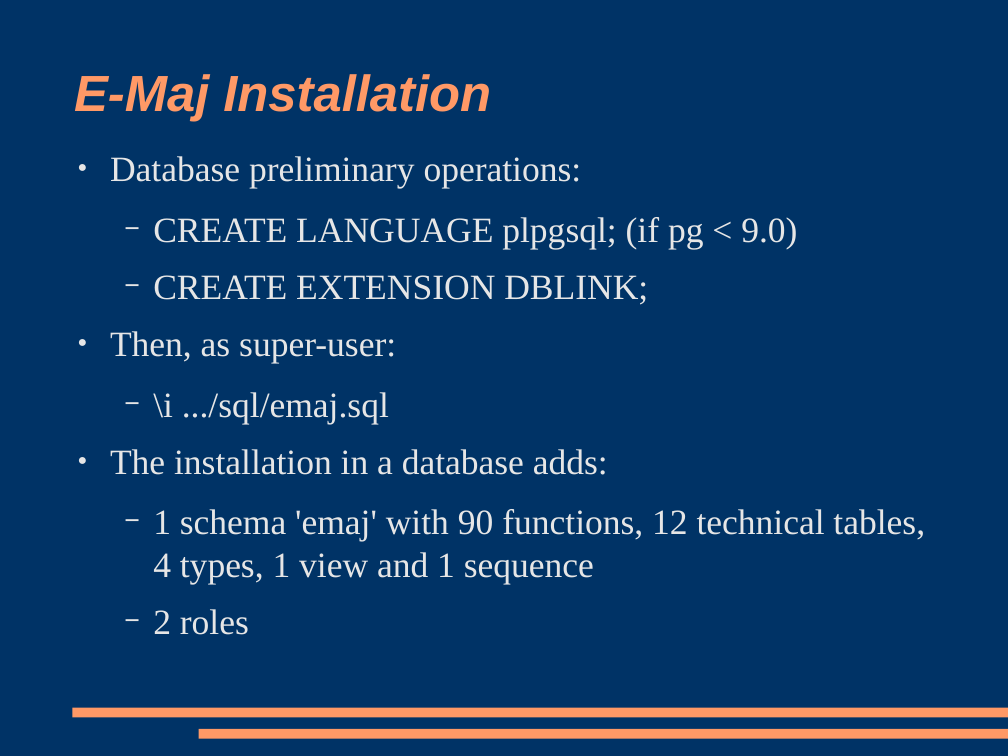
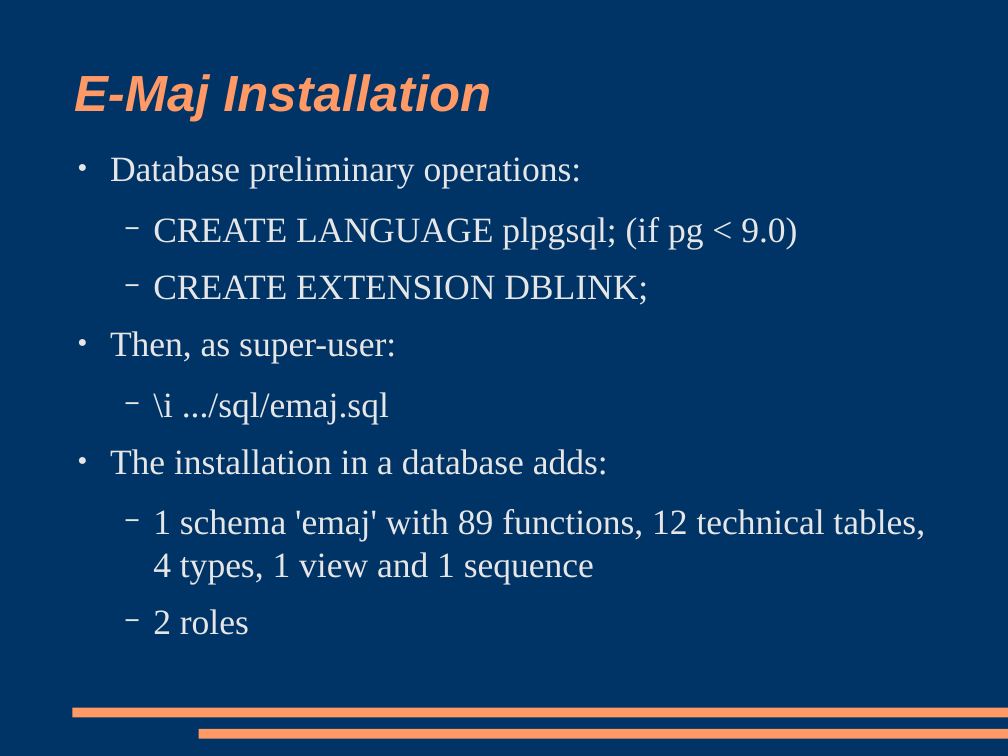
Before and after one commit to beaud76/emaj_doc, a slide deck: slide 9 of Emaj_pres_en.odp. Drawn at 1008x756 pixels with LibreOffice and Linux fonts; fonts in the diff are those of the drawing. Boxes give left, top, right and bottom in pixels: in the first picture for what was removed or moved away, otherwise in the second. Text is boxed around its words. In the diff, an @@ line names an element or a change of style, - is before the commit and + after.

```diff
--- a/Emaj_pres_en.odp
+++ b/Emaj_pres_en.odp
@@ text at [153,509,925,584]: text changed @@
-  − 1 schema 'emaj' with 90 functions, 12 technical tables, 4 types, 1 view and 1 sequence
+  − 1 schema 'emaj' with 89 functions, 12 technical tables, 4 types, 1 view and 1 sequence
```
Also in this commit, not shown: 9 other slides changed, 3 other files.
